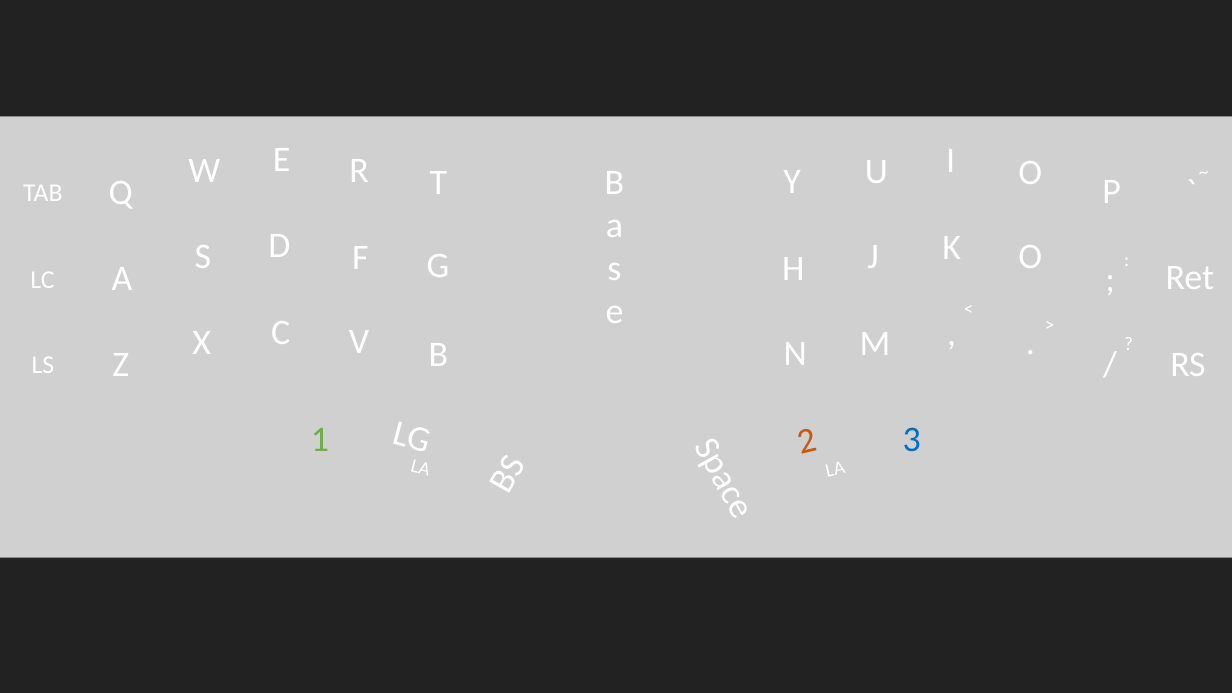
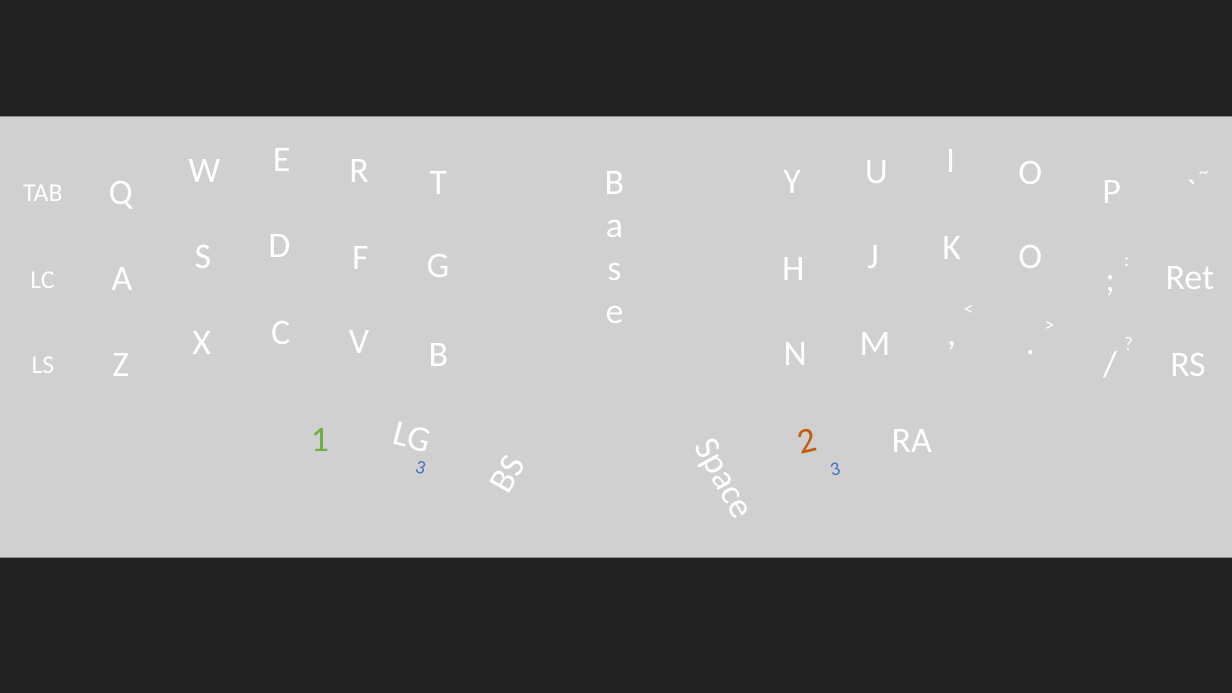
Before and after one commit to KarasVladyslav/ZMK_branch, a slide deck: slide 1 of crkbd layout.pptx. Drawn at 1232x693 pixels with LibreOffice and Linux fonts; fonts in the diff are those of the drawing; grey boxes stand for pictures. Boxes give left, top, right and bottom in pixels: in the first picture for what was removed or moved away, otherwise in the second. Text is boxed around its words. In the diff, an @@ line names an element or a change of style, - is before the commit and + after.

```diff
--- a/crkbd layout.pptx
+++ b/crkbd layout.pptx
@@ text at (x1=892, y1=429, x2=932, y2=452): text changed; text colour #0070C0 to #FFFFFF @@
-3
+RA
@@ text at (x1=414, y1=461, x2=423, y2=474): text changed; text colour #FFFFFF to #4472C4 @@
-LA
+3
@@ text at (x1=832, y1=462, x2=841, y2=475): text changed; text colour #FFFFFF to #4472C4 @@
-LA
+3
```
Also in this commit, not shown: 2 other files.
